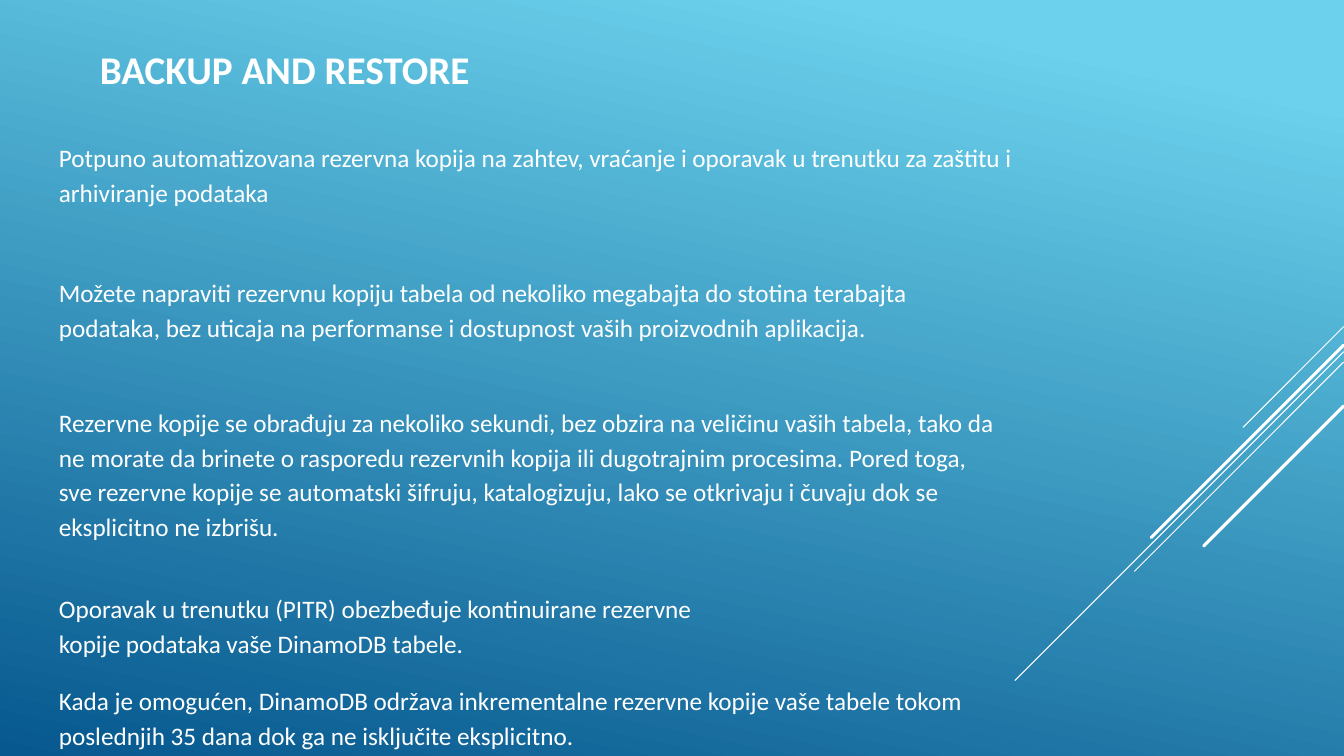
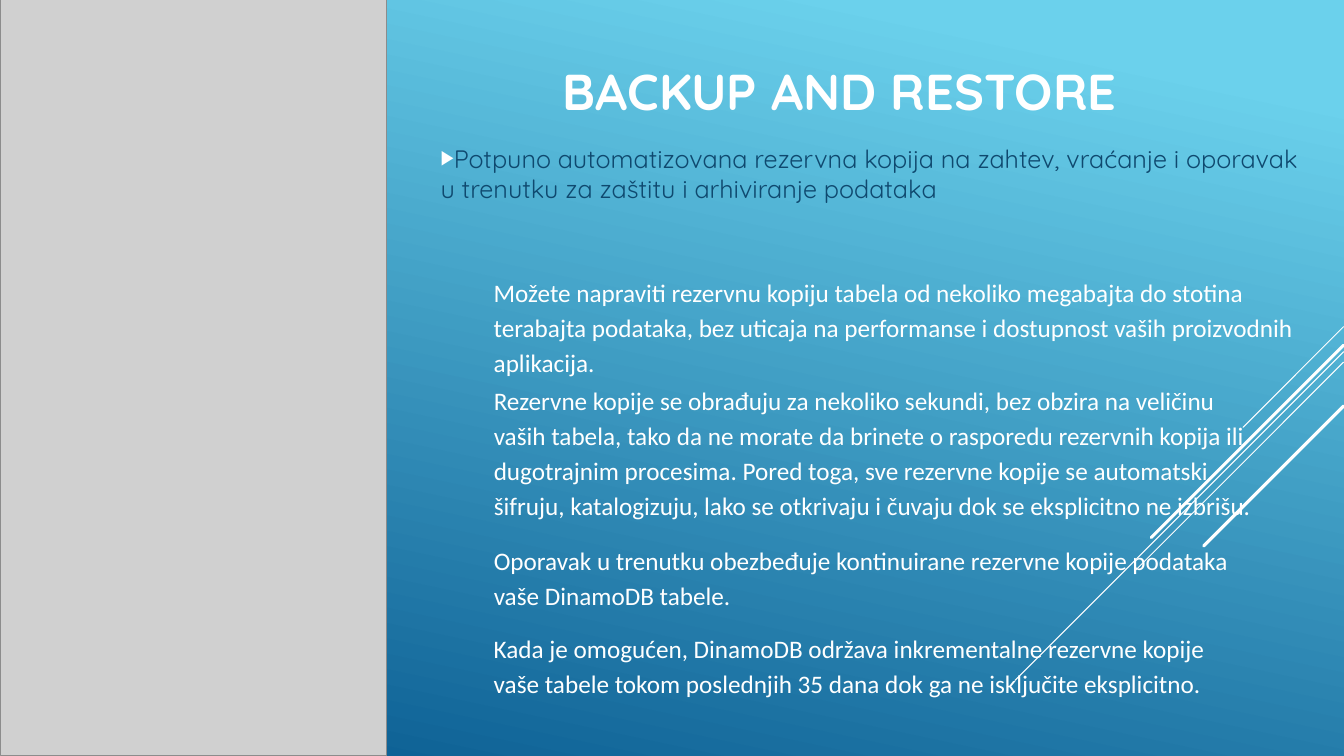
Before and after one commit to Teaa22/Baze, a slide deck: slide 8 of Seminarski 2.pptx (slide 6 before the commit). Drawn at 1344x756 pixels with LibreOffice and Linux fonts; fonts in the diff are those of the drawing; grey boxes stand for pictures. Boxes give left, top, right and bottom in pixels: in the first picture for what was removed or moved away, otherwise in the second. Text is boxed around its words. In the diff, an @@ line names an element or a change of style, - is before the commit and + after.

```diff
--- a/Seminarski 2.pptx
+++ b/Seminarski 2.pptx
@@ picture added at bbox=[0, 0, 386, 756] @@
@@ text "Potpuno automatizovana rezervna kopija na ...": place and size @@
-text "Potpuno automatizovana rezervna kopija na ..." at bbox=[59, 149, 1011, 207]
+text "Potpuno automatizovana rezervna kopija na ..." at bbox=[441, 149, 1297, 203]
@@ text "Potpuno automatizovana rezervna kopija na ..." at bbox=[441, 149, 1297, 203]: font Calibri to Quicksand, text colour #FFFFFF to #0F496F; bullet none to ▶; line spacing 1.15 to 1; more space between paragraphs; vertical alignment top to middle @@
@@ title "BACKUP AND RESTORE": place and size @@
-title "BACKUP AND RESTORE" at bbox=[100, 58, 470, 84]
+title "BACKUP AND RESTORE" at bbox=[562, 74, 1117, 111]
@@ title "BACKUP AND RESTORE" at bbox=[562, 74, 1117, 111]: size 28 to 36 pt, font Calibri to Quicksand @@
@@ text "Možete napraviti rezervnu kopiju tabela ...": place and size @@
-text "Možete napraviti rezervnu kopiju tabela ..." at bbox=[59, 284, 907, 342]
+text "Možete napraviti rezervnu kopiju tabela ..." at bbox=[494, 284, 1292, 377]
@@ text "Rezervne kopije se obrađuju za ...": place and size @@
-text "Rezervne kopije se obrađuju za ..." at bbox=[59, 414, 993, 540]
+text "Rezervne kopije se obrađuju za ..." at bbox=[494, 392, 1250, 521]
@@ group removed at bbox=[1015, 327, 1344, 681]: 5 lines @@
@@ group added at bbox=[1015, 327, 1344, 681]: 5 lines @@
@@ text at bbox=[494, 550, 1227, 605]: text changed @@
-Oporavak u trenutku (PITR) obezbeđuje kontinuirane rezervne kopije podataka vaše DinamoDB tabele.
+Oporavak u trenutku obezbeđuje kontinuirane rezervne kopije podataka vaše DinamoDB tabele.
@@ more space between paragraphs in 3 elements at bbox=[494, 392, 1250, 521], bbox=[494, 284, 1292, 377], bbox=[494, 637, 1204, 698] @@
@@ text "Kada je omogućen, DinamoDB održava ...": place and size @@
-text "Kada je omogućen, DinamoDB održava ..." at bbox=[59, 692, 961, 750]
+text "Kada je omogućen, DinamoDB održava ..." at bbox=[494, 637, 1204, 698]
```
Also in this commit, not shown: 10 other slides changed, 3 slides added, 5 other files.
